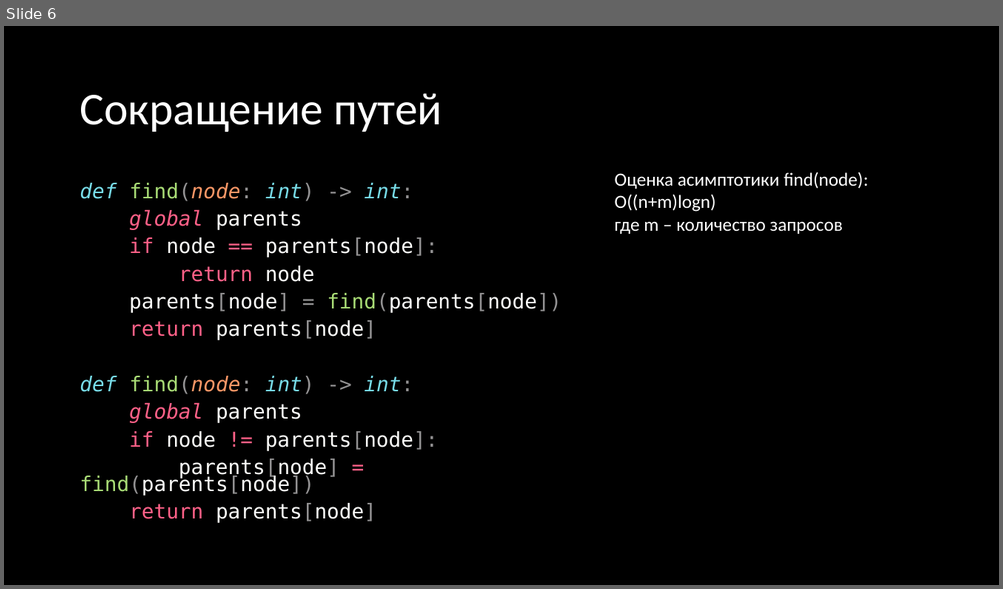
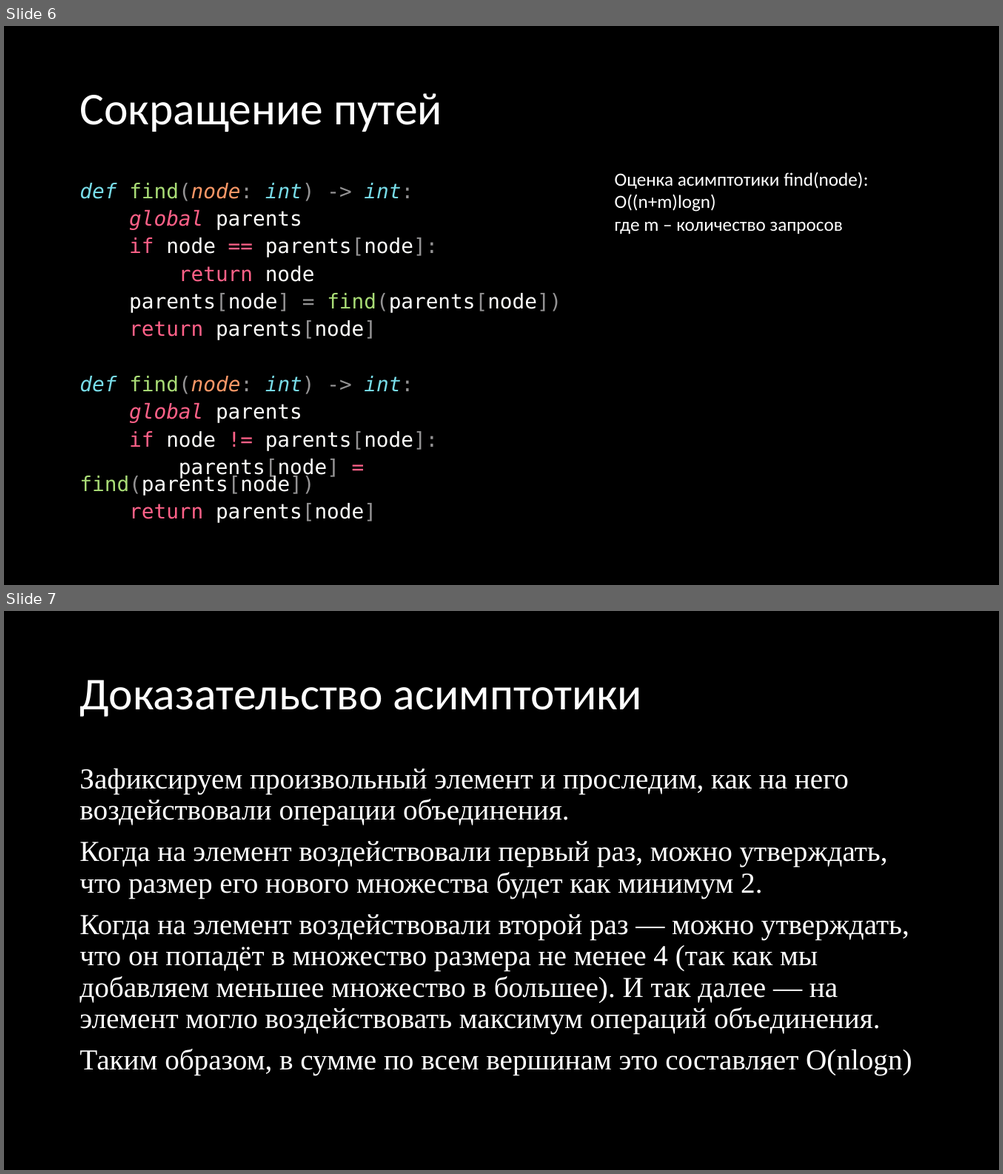
Before and after one commit to Valet-V0ult-de-Fur1e/combinatorics_and_graphs_repo, a slide deck: Задача объединить-найти Система не пересекающихся множеств. Алгоритм со сжатием путей сложности O(nG(n))/Презентация.pptx. Shown one above the other, each under a label of ours: slide 6 before the commit, slides 6 and 7 after it. The pictures are 1003x589 and 1003x1174 pixels, drawn with LibreOffice and Linux fonts; fonts in the diff are those of the drawing. Boxes give left, top, right and bottom in pixels: in the first picture for what was removed or moved away, otherwise in the second. Text is boxed around its words. In the diff, an @@ line names an element or a change of style, - is before the commit and + after.

```diff
--- a/Задача объединить-найти Система не пересекающихся множеств. Алгоритм со сжатием путей сложности O(nG(n))/Презентация.pptx
+++ b/Задача объединить-найти Система не пересекающихся множеств. Алгоритм со сжатием путей сложности O(nG(n))/Презентация.pptx
@@ slide 7 added at bbox=[4, 611, 999, 1170], background #000000 @@
@@ title added at bbox=[79, 680, 643, 717], 44 pt, text #FFFFFF @@
+Доказательство асимптотики
@@ text added at bbox=[79, 768, 912, 1076], 28 pt, text #FFFFFF @@
+Зафиксируем произвольный элемент и проследим, как на него воздействовали операции объединения.
+Когда на элемент воздействовали первый раз, можно утверждать, что размер его нового множества будет как минимум 2.
+Когда на элемент воздействовали второй раз — можно утверждать, что он попадёт в множество размера не менее 4 (так как мы добавляем меньшее множество в большее). И так далее — на элемент могло воздействовать максимум операций объединения.
+Таким образом, в сумме по всем вершинам это составляет O(nlogn)
```
Also in this commit, not shown: 2 slides changed, 1 other slide added, 2 other files.
